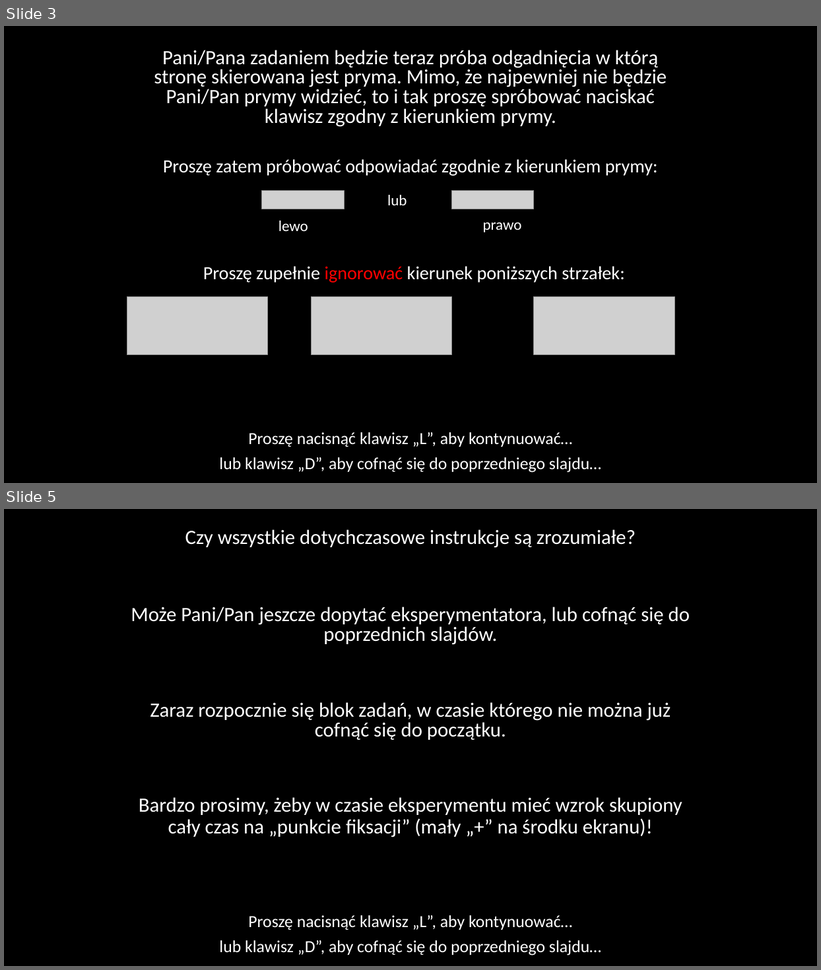
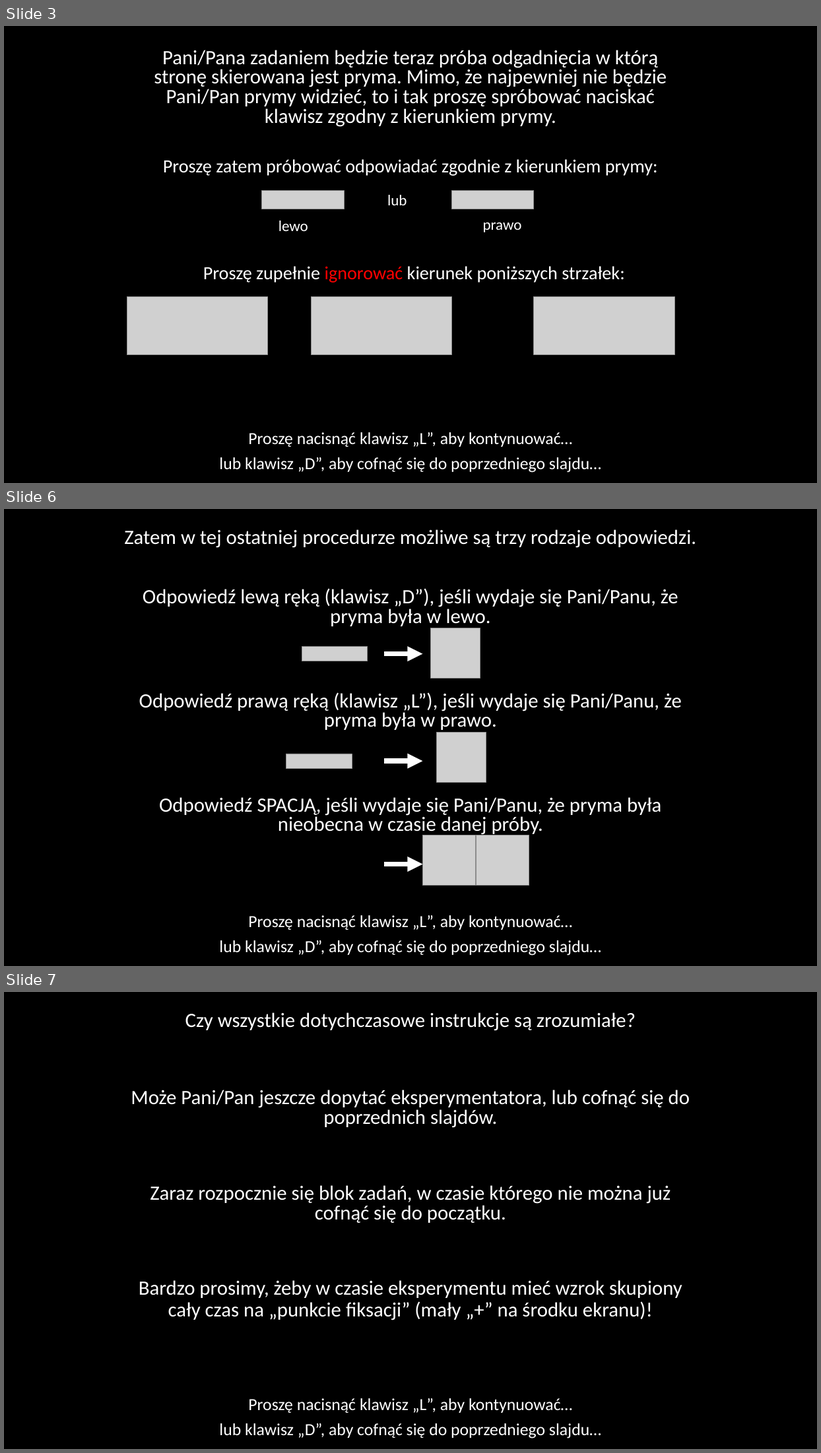
Before and after one commit to mmagnuski/senofag, a slide deck: EPRIME procedura png/Slajdy_Dprime.pptx. Shown one above the other, each under a label of ours: slides 3 and 5 before the commit, slides 3, 6 and 7 after it; the slides between them are not shown. The pictures are 821x970 and 821x1453 pixels, drawn with LibreOffice and Linux fonts; fonts in the diff are those of the drawing; grey boxes stand for pictures. Boxes give left, top, right and bottom in pixels: in the first picture for what was removed or moved away, otherwise in the second. Text is boxed around its words. In the diff, an @@ line names an element or a change of style, - is before the commit and + after.

```diff
--- a/EPRIME procedura png/Slajdy_Dprime.pptx
+++ b/EPRIME procedura png/Slajdy_Dprime.pptx
@@ slide 6 added at [4, 509, 817, 966], background #000000 @@
@@ text added at [124, 529, 696, 548], 24 pt, text #FFFFFF @@
+Zatem w tej ostatniej procedurze możliwe są trzy rodzaje odpowiedzi.
@@ text added at [143, 588, 679, 628], 24 pt, text #FFFFFF @@
+Odpowiedź lewą ręką (klawisz „D”), jeśli wydaje się Pani/Panu, że pryma była w lewo.
@@ picture added at [302, 647, 368, 661] @@
@@ picture added at [430, 628, 481, 679] @@
@@ arrow added from (384, 654) to (423, 654), #FFFFFF 6 pt @@
@@ text added at [139, 692, 682, 733], 24 pt, text #FFFFFF @@
+Odpowiedź prawą ręką (klawisz „L”), jeśli wydaje się Pani/Panu, że pryma była w prawo.
@@ picture added at [436, 732, 486, 782] @@
@@ picture added at [286, 754, 352, 768] @@
@@ arrow added from (384, 762) to (423, 762), #FFFFFF 6 pt @@
@@ text added at [159, 797, 661, 836], 24 pt, text #FFFFFF @@
+Odpowiedź SPACJĄ, jeśli wydaje się Pani/Panu, że pryma była nieobecna w czasie danej próby.
@@ picture added at [423, 836, 476, 886] @@
@@ picture added at [476, 836, 529, 886] @@
@@ arrow added from (384, 865) to (423, 865), #FFFFFF 6 pt @@
@@ text added at [219, 916, 601, 956], 20 pt, text #FFFFFF @@
+Proszę nacisnąć klawisz „L”, aby kontynuować…
+lub klawisz „D”, aby cofnąć się do poprzedniego slajdu…
@@ what was slide 5 is now slide 7 @@
```
Also in this commit, not shown: 3 slides changed, 1 other slide added, 10 other files.
